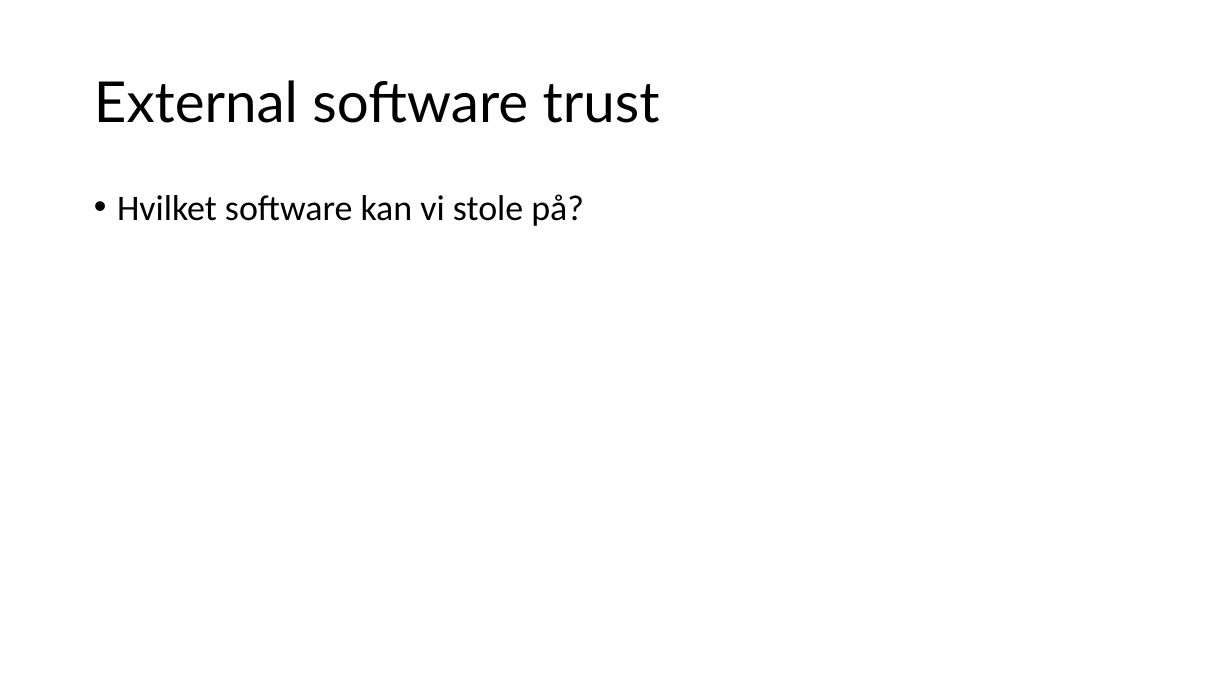
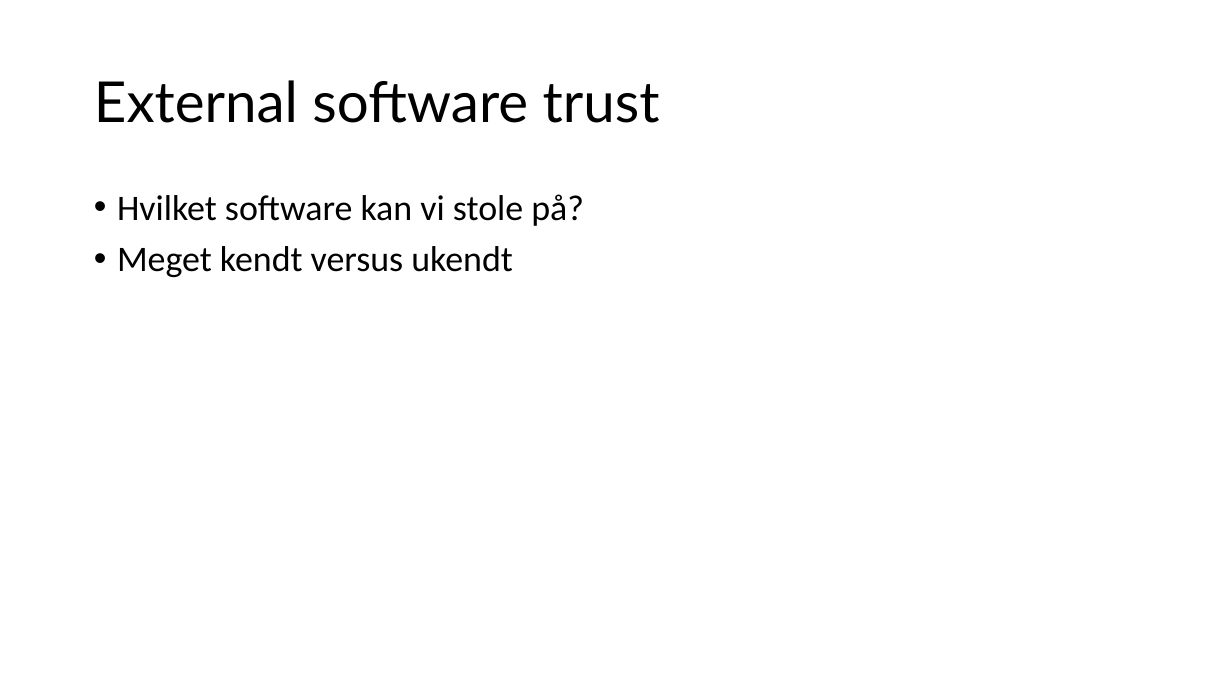
Before and after one commit to Kristiansax/kea-software-security-exam-slides, a slide deck: slide 5 of 6 - Forbedret sikkerhed med opbygning af software i komponenter.pptx. Drawn at 1232x693 pixels with LibreOffice and Linux fonts; fonts in the diff are those of the drawing. Boxes give left, top, right and bottom in pixels: in the first picture for what was removed or moved away, otherwise in the second. Text is boxed around its words. In the diff, an @@ line names an element or a change of style, - is before the commit and + after.

```diff
--- a/6 - Forbedret sikkerhed med opbygning af software i komponenter.pptx
+++ b/6 - Forbedret sikkerhed med opbygning af software i komponenter.pptx
@@ text at (x1=117, y1=246, x2=513, y2=277): paragraph added @@
+• Meget kendt versus ukendt
```
Also in this commit, not shown: 3 other files.
